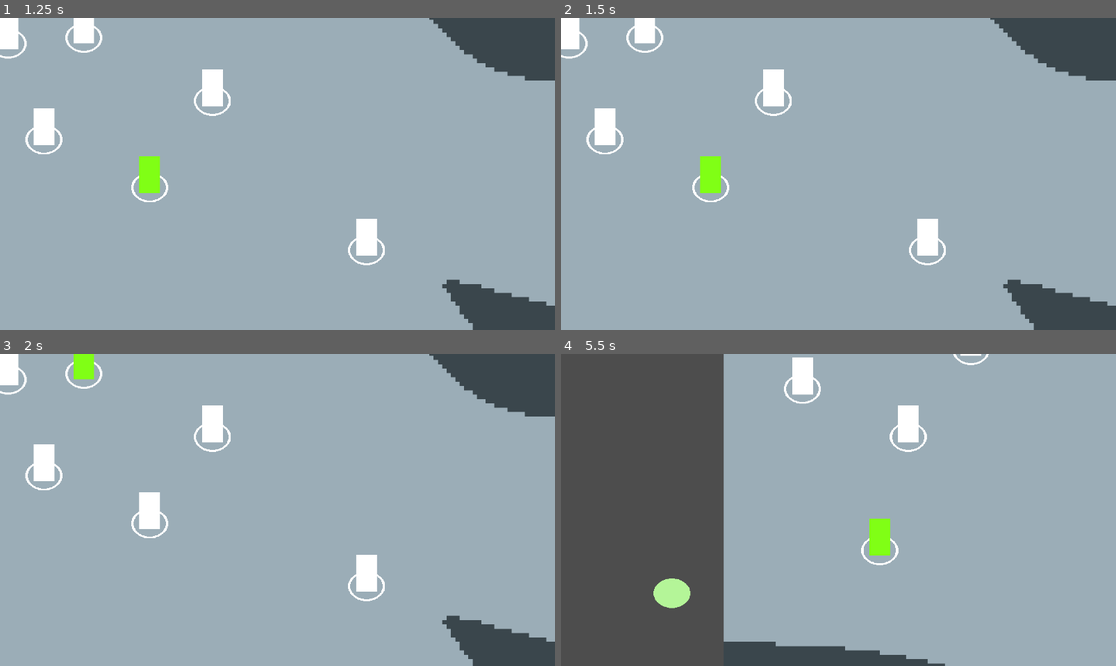
Above: before the commit, frames 1-4 (two rows, left to right).
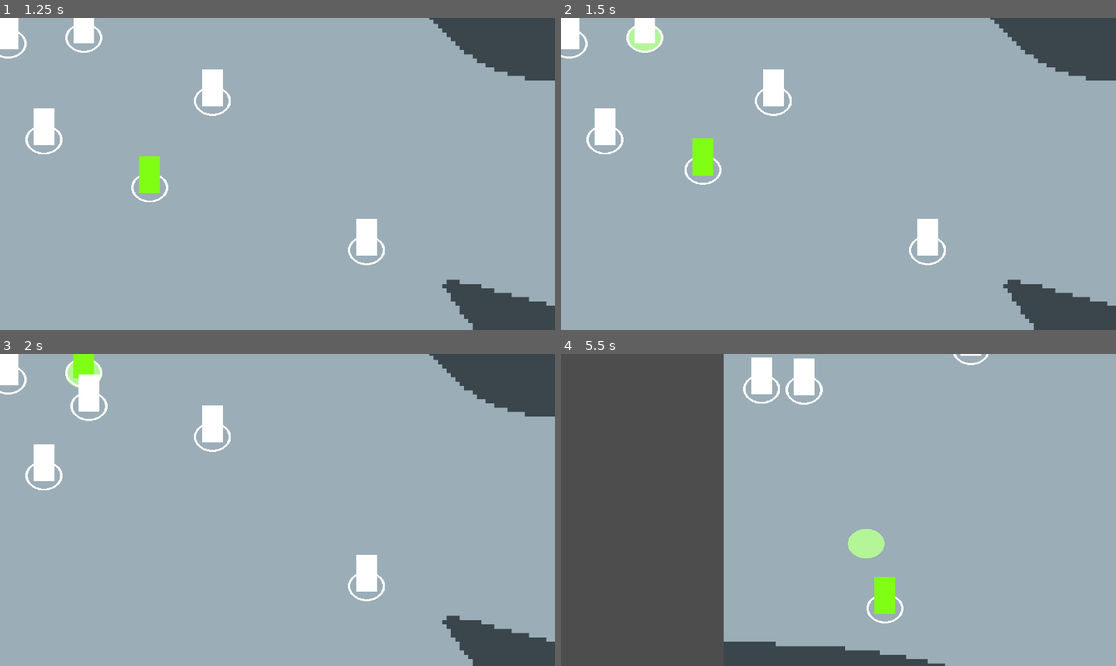
Above: after the commit, the same moments.

Repository: doccsoccs/SupernovaCRPG
Game: Godot game, scene res://Test Scenes/test_scene.tscn
The game is run twice, just before and just after one commit, with the same random seed, the same clock (stepped at 60 frames per second) and the same inputs.
Inputs (mouse positions are in pixels of both pictures, inside the frame that each line leads up to):
- Up to frame 1 (1.25 s): tap Enter at 0.5 s; move the mouse to (149, 186) at 0.52 s; click (149, 186) at 0.6 s; right-click (149, 186) at 0.8 s
- Up to frame 2 (1.5 s): tap Space at 1.25 s; move the mouse to (644, 36) at 1.27 s; right-click (644, 36) at 1.35 s
- Up to frame 3 (2 s): click (83, 372) at 1.55 s
- Up to frame 4 (5.5 s): move the mouse to (566, 378) at 2.02 s; hold S (CameraDown) 2.03-2.78 s; right-click (566, 378) at 2.3 s; move the mouse to (927, 378) at 2.77 s; tap Middle mouse button (CameraDrag) at 2.85 s; click (927, 378) at 3.05 s; tap Enter at 3.5 s; move the mouse to (1005, 556) at 3.52 s; hold A (CameraLeft) 3.53-4.28 s; right-click (1005, 556) at 3.8 s; move the mouse to (672, 463) at 4.27 s; tap D (CameraRight) at 4.35 s; click (672, 463) at 4.55 s; move the mouse to (866, 510) at 5.02 s; hold W (CameraUp) from 5.03 s (still down); right-click (866, 510) at 5.3 s

Frame 1 is identical in both runs. In frame 2, 0.9% of the frame differs, in the area x 12-31%, y 3-60%; in frame 3, 1.2%; in frame 4, 3.2%, in the area x 16-66%, y 1-87%.

Commit message:
MoveFlag Control Improvements
- made it so LMB rotates the formation offset based on the angle from the 1st position party member to the clicked position
- began implementation of RMB move inputs where the player can hold and move the mouse to change the angle of the formation

Diff:
--- a/Game/Prefabs/PlayerCharacters/party_controller.gd
+++ b/Game/Prefabs/PlayerCharacters/party_controller.gd
@@ -2,11 +2,13 @@
 
 var party_members : Array[Character]
 var move_flags : Array[Node2D]
+var preview_mfs : Array[Node2D]
 var selected_pcs : Array[Character]
 
 # Components
 @onready var pc_component = $PCComponent
 @onready var mf_component = $MFComponent
+@onready var mf_preview_component = $MFPreviewComponent
 @onready var drag_selector = $DragSelector
 @onready var ds_collision_component = $DragSelector/CollisionComponent
 @onready var camera = $"../MapCamera"
@@ -42,12 +44,14 @@
 
 @export var formation_offsets : Array[Vector2] = []
 
-# Called when the node enters the scene tree for the first time.
+# Called when the node enters the scene tree fodsr the first time.
 func _ready():
 	for pc in pc_component.get_children():
 		party_members.append(pc)
 	for mf in mf_component.get_children():
 		move_flags.append(mf)
+	for pmf in mf_preview_component.get_children():
+		preview_mfs.append(pmf)
 	pc_count = party_members.size()
 	mf_count = pc_count
 
@@ -95,13 +99,19 @@
 	# If held and move mouse between click and release --> DragSelect
 	# If held and don't move between click and release --> PlaceMoveFlag
 
-#region LMB Input Determination
+#region Input Determination
 	# LMB while not hovering on a PC and while having at least one PC selected
 	# Potential for either PLACE MOVE FLAG or DRAG SELECT
 	if Input.is_action_just_pressed("Select") and selected_pcs.size() > 0 and !hovering_on_pc:
 		deciding_input = true
 		timer_active = true
 		init_pos = get_local_mouse_position()
+
+	# ELSE IF --> RMB can be used to place a move flag too
+	# If held RMB can be used to change the angle of the move formation
+	elif Input.is_action_just_pressed("AngledMoveSelect") and selected_pcs.size() > 0 and !hovering_on_pc:
+		# Display angled move flags
+		pass
 
 	# ELSE IF --> LMB while not hovering on a PC and while no PCs are selected
 	# Must be drag select
@@ -144,6 +154,10 @@
 	# LMB is RELEASED, must have been in DragSelect mode
 	elif Input.is_action_just_released("Select") and !deciding_input:
 		current_input_type = ClickInputType.None
+
+	# RMB is Released, set moveflag on
+	if Input.is_action_just_released("AngledMoveSelect"):
+		current_input_type = ClickInputType.PlaceMoveFlag
 #endregion
 
 	# Enact input behavior based on an enum
@@ -201,9 +215,10 @@
 	moving_pcs = selected_pcs.duplicate()
 
 	# Set new move flags for the selected pcs
+	# Rotates formation offsets based on 1st position party member and clicked position
 	if moving_pcs.size() > 1:
 		for i in moving_pcs.size():
-			moving_pcs[i].move_to(clicked_pos + formation_offsets[i])
+			moving_pcs[i].move_to(clicked_pos + formation_offsets[i].rotated(get_move_rotation(moving_pcs[0])))
 	# Don't use formations if only selecting 1 PC
 	elif moving_pcs.size() == 1:
 		moving_pcs[0].move_to(clicked_pos)
@@ -218,3 +233,7 @@
 	ds_collision_component.position = center_pos
 	ds_collision_component.shape.size.x = abs(current_mpos.x - init_pos.x)
 	ds_collision_component.shape.size.y = abs(current_mpos.y - init_pos.y)
+
+func get_move_rotation(first_selected: CharacterBody2D) -> float:
+	var test = (clicked_pos - first_selected.position).angle() + PI
+	return test
--- a/Game/Prefabs/PlayerCharacters/party_controller.tscn
+++ b/Game/Prefabs/PlayerCharacters/party_controller.tscn
@@ -9,7 +9,7 @@
 
 [node name="PartyController" type="Node2D"]
 script = ExtResource("1_cy3r4")
-formation_offsets = Array[Vector2]([Vector2(-100, 0), Vector2(100, 0), Vector2(-100, 150), Vector2(100, 150), Vector2(-100, 300), Vector2(100, 300)])
+formation_offsets = Array[Vector2]([Vector2(0, -100), Vector2(0, 100), Vector2(200, -100), Vector2(200, 100), Vector2(400, -100), Vector2(400, 100)])
 
 [node name="PCComponent" type="Node2D" parent="."]
 
@@ -45,6 +45,20 @@
 
 [node name="MoveFlag6" parent="MFComponent" instance=ExtResource("3_0mfj1")]
 
+[node name="MFPreviewComponent" type="Node2D" parent="."]
+
+[node name="MoveFlag" parent="MFPreviewComponent" instance=ExtResource("3_0mfj1")]
+
+[node name="MoveFlag2" parent="MFPreviewComponent" instance=ExtResource("3_0mfj1")]
+
+[node name="MoveFlag3" parent="MFPreviewComponent" instance=ExtResource("3_0mfj1")]
+
+[node name="MoveFlag4" parent="MFPreviewComponent" instance=ExtResource("3_0mfj1")]
+
+[node name="MoveFlag5" parent="MFPreviewComponent" instance=ExtResource("3_0mfj1")]
+
+[node name="MoveFlag6" parent="MFPreviewComponent" instance=ExtResource("3_0mfj1")]
+
 [node name="DragSelector" type="Area2D" parent="."]
 collision_layer = 8
 collision_mask = 0
--- a/Game/Prefabs/PlayerCharacters/player.gd
+++ b/Game/Prefabs/PlayerCharacters/player.gd
@@ -15,8 +15,8 @@
 @onready var party_controller = $"../.."
 @onready var eds_test = $Sprite2D # eds = "entered_drag_select"
 
-var move_flag
-var mf_index : int
+var move_flag: Node2D
+var mf_index: int
 
 func _process(_delta):
 	# LMB to select a PC
--- a/Game/project.godot
+++ b/Game/project.godot
@@ -23,7 +23,7 @@
 
 window/size/viewport_width=1920
 window/size/viewport_height=1080
-window/size/mode=2
+window/size/mode=3
 window/size/resizable=false
 
 [input]
@@ -72,7 +72,7 @@
 "events": [Object(InputEventMouseButton,"resource_local_to_scene":false,"resource_name":"","device":-1,"window_id":0,"a …(258 unchanged characters)…
 ]
 }
-RightClick={
+AngledMoveSelect={
 "deadzone": 0.5,
 "events": [Object(InputEventMouseButton,"resource_local_to_scene":false,"resource_name":"","device":-1,"window_id":0,"a …(258 unchanged characters)…
 ]
